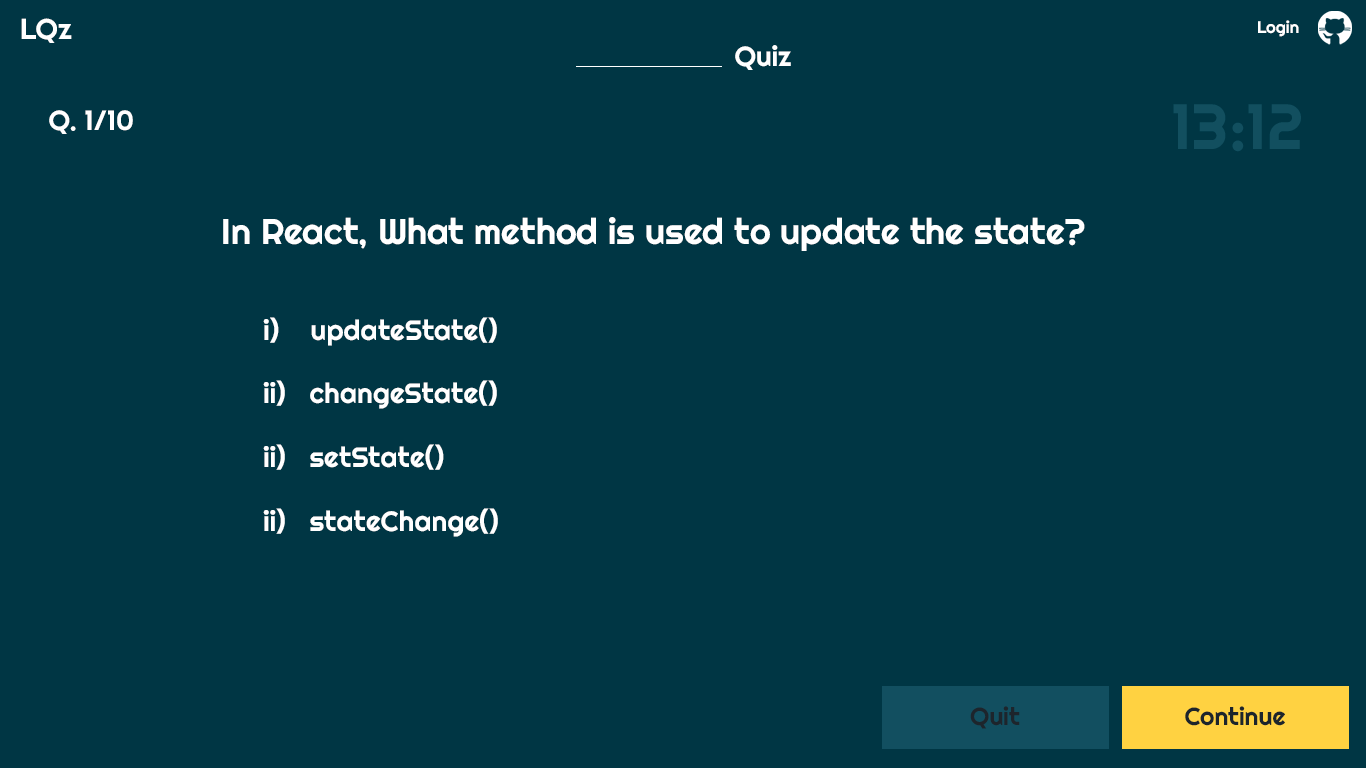
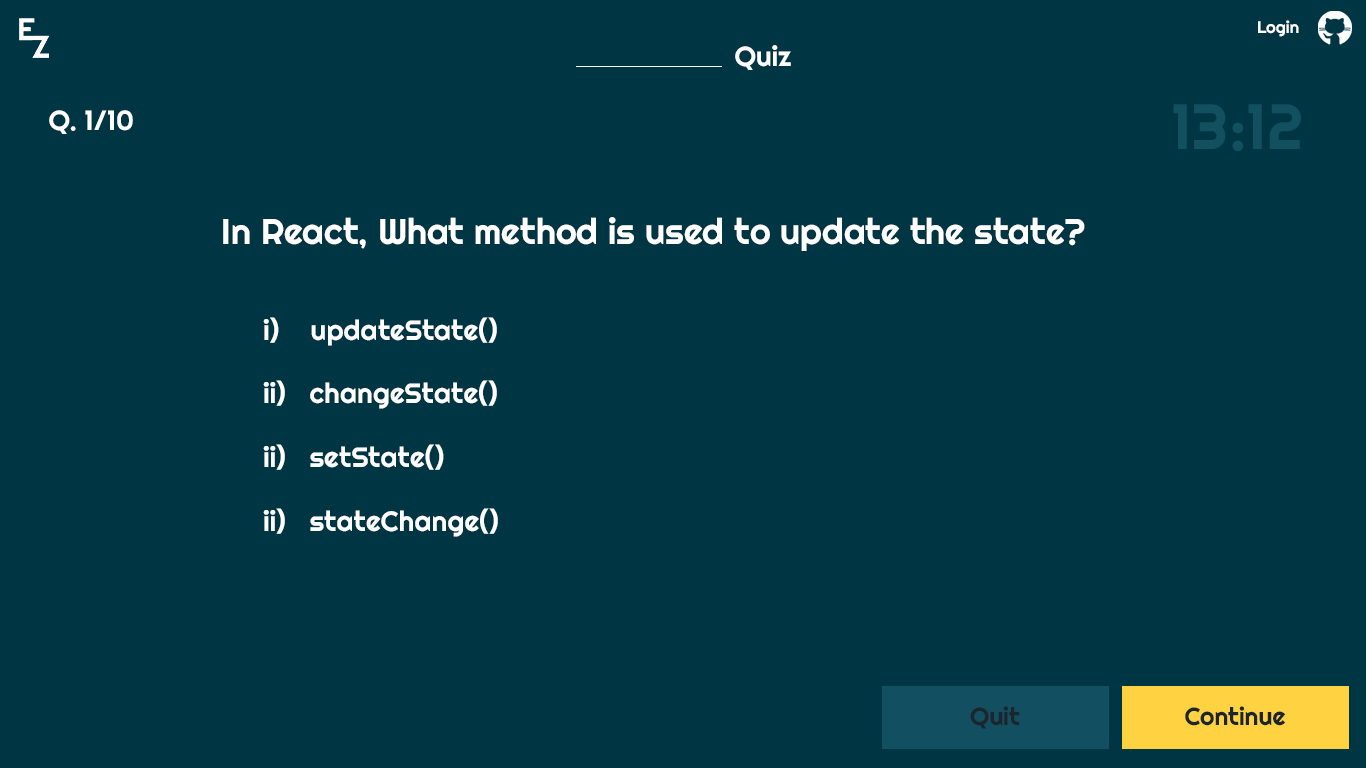
Comparing the layer stacks of the two 1366px x 768px images. Changes:
removed layer "LQz" over box(21, 18, 72, 43)
added layer "logo" above "Background" over box(19, 18, 49, 58)
